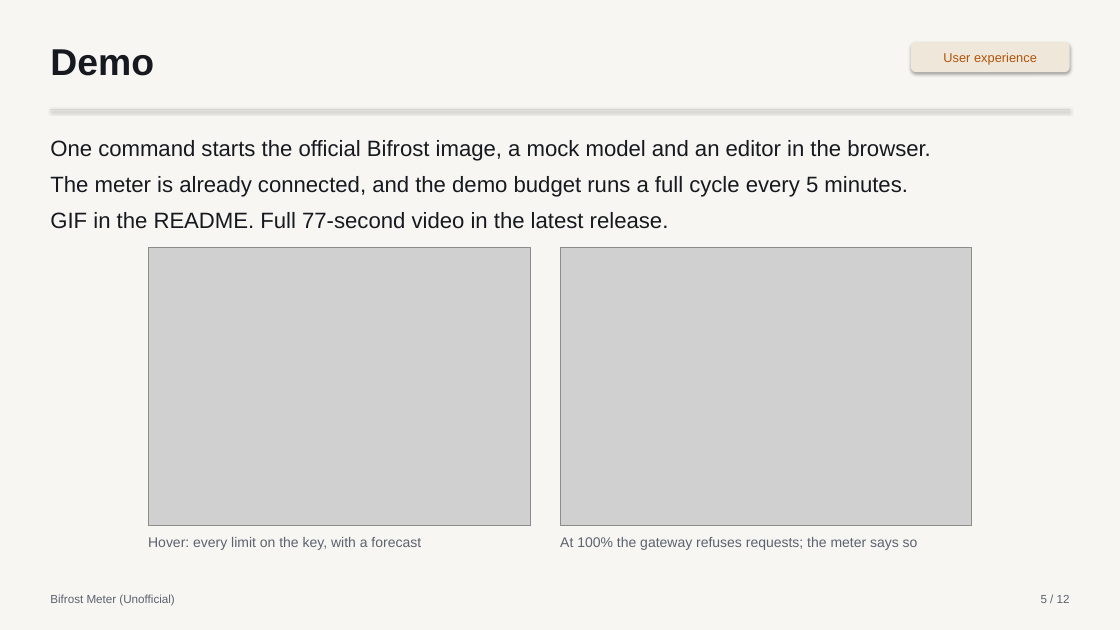
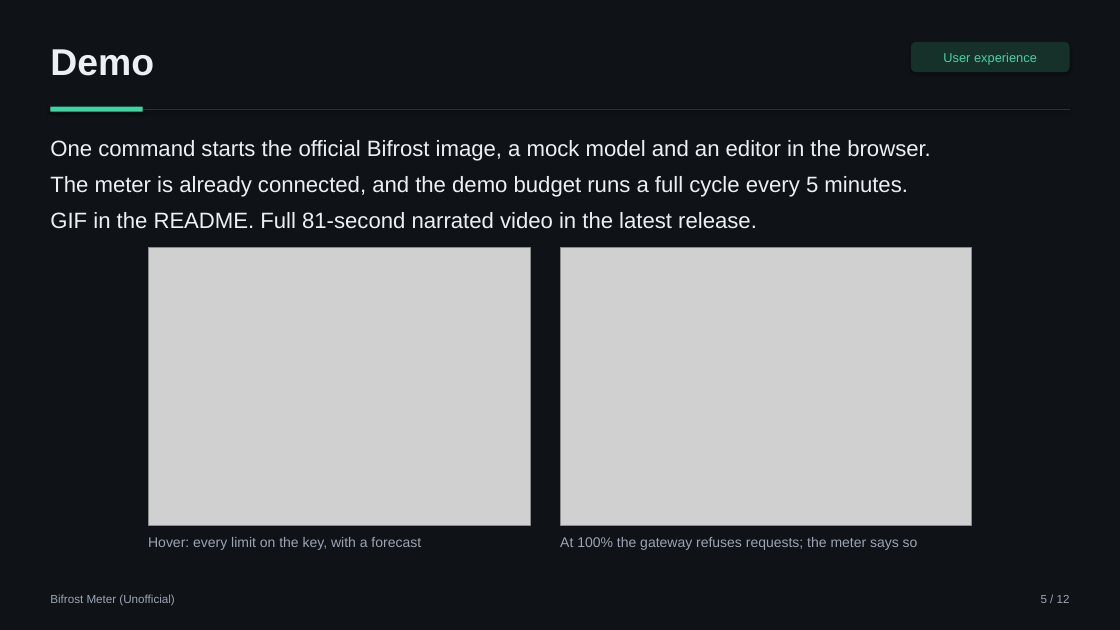
Before and after one commit to aimanmalib/bifrost-meter, a slide deck: slide 5 of deck/bifrost-meter.pptx. Drawn at 1120x630 pixels with LibreOffice and Linux fonts; fonts in the diff are those of the drawing; grey boxes stand for pictures. Boxes give left, top, right and bottom in pixels: in the first picture for what was removed or moved away, otherwise in the second. Text is boxed around its words. In the diff, an @@ line names an element or a change of style, - is before the commit and + after.

```diff
--- a/deck/bifrost-meter.pptx
+++ b/deck/bifrost-meter.pptx
@@ background #F7F6F2 to #0F1216 @@
@@ text "Demo" at bbox=[50, 49, 154, 76]: text colour #16191F to #ECEFF3 @@
@@ rounded rectangle "User experience" at bbox=[912, 42, 1070, 72]: text colour #B45309 to #3DD6A3; fill #EFE7DA to #16302A @@
@@ line (50, 109) - (1070, 109): stroke #D9D6CE 1 pt to #2B313B 1 pt @@
@@ rectangle added at bbox=[50, 107, 143, 112], fill #3DD6A3 @@
@@ text at bbox=[50, 140, 931, 197]: text colour #16191F to #ECEFF3 in "One command starts the official Bifrost image, ...", "The meter is already connected, and the ..." @@
@@ text at bbox=[50, 212, 757, 229]: text changed; text colour #16191F to #ECEFF3 @@
-GIF in the README. Full 77-second video in the latest release.
+GIF in the README. Full 81-second narrated video in the latest release.
@@ text colour #5B6270 to #9BA5B4 in 4 elements at bbox=[50, 594, 174, 606], bbox=[1041, 595, 1070, 603], bbox=[148, 537, 421, 550], bbox=[560, 537, 918, 550] @@
```
Also in this commit, not shown: 11 other slides changed, 4 other files.
